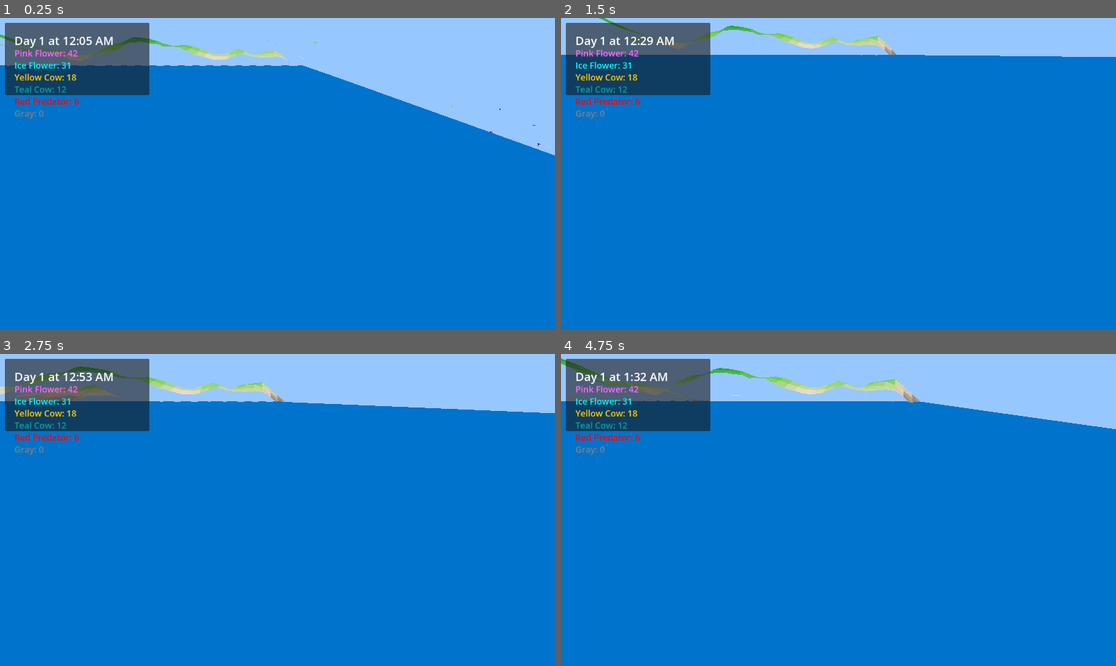
Above: before the commit, frames 1-4 (two rows, left to right).
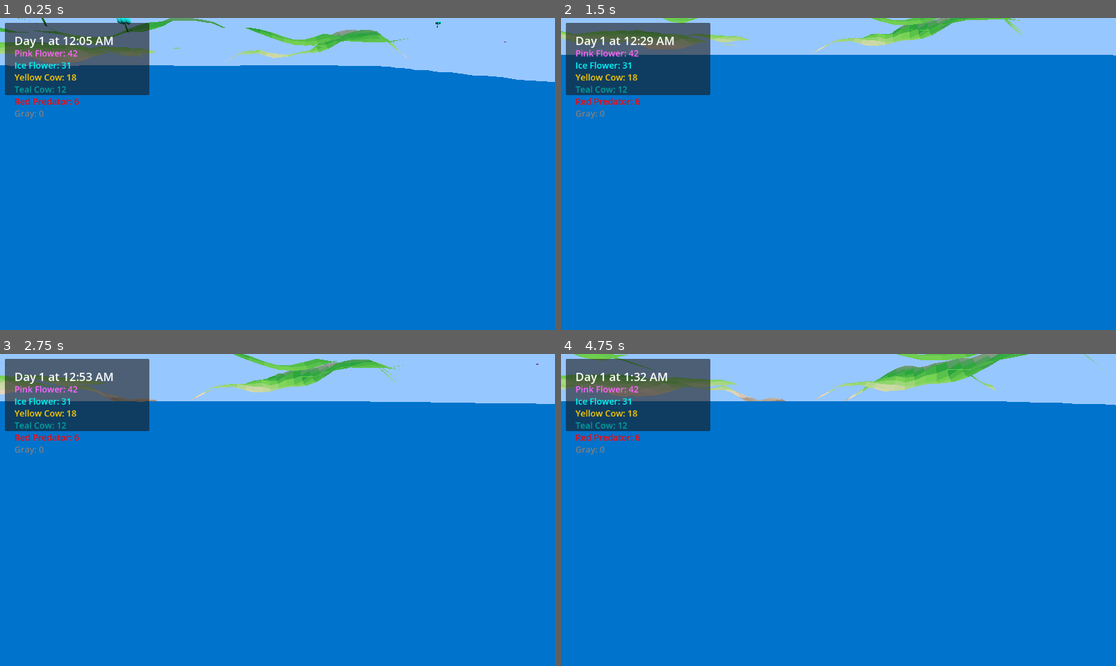
Above: after the commit, the same moments.

Repository: kevclarx/cowgod
Game: Godot game, scene res://scenes/main.tscn
The game is run twice, just before and just after one commit, with the same random seed, the same clock (stepped at 60 frames per second) and the same inputs.
Inputs (mouse positions are in pixels of both pictures, inside the frame that each line leads up to):
- Up to frame 1 (0.25 s): no input
- Up to frame 2 (1.5 s): tap Enter at 0.5 s; move the mouse to (866, 174) at 0.52 s; hold Shift 0.53-1.28 s; hold W from 0.53 s (still down); tap Space at 0.77 s; move the mouse to (810, 174) at 1.27 s; tap C at 1.35 s
- Up to frame 3 (2.75 s): keep holding W; tap Space at 1.52 s; move the mouse to (288, 503) at 2.02 s; tap T at 2.1 s
- Up to frame 4 (4.75 s): keep holding W; move the mouse to (832, 516) at 2.77 s; tap Shift at 2.85 s; tap Space at 3.02, 3.77, 4.52 s; move the mouse to (877, 513) at 3.52 s; tap C at 3.6 s; move the mouse to (794, 506) at 4.27 s; tap T at 4.35 s

The runs differ from the first frame. In frame 1, 8.1% of the frame differs, in the area x 0-100%, y 0-45%; in frame 2, 2.4%; in frame 3, 3.5%; in frame 4, 5.1%.

Commit message:
start player

Diff:
--- a/scenes/main.tscn
+++ b/scenes/main.tscn
@@ -3,9 +3,7 @@
 [ext_resource type="Script" uid="uid://c2b56s5bl10ra" path="res://scripts/game_manager.gd" id="1_main"]
 [ext_resource type="PackedScene" uid="uid://cxolx8i0gwfpf" path="res://scenes/terrain_map.tscn" id="2_0wfyh"]
 
-[node name="root" type="Node"]
-
-[node name="GameManager" type="Node" parent="."]
+[node name="main" type="Node"]
 script = ExtResource("1_main")
 
 [node name="TerrainMap" parent="." instance=ExtResource("2_0wfyh")]
--- /dev/null
+++ b/scenes/player.tscn
@@ -0,0 +1,6 @@
+[gd_scene load_steps=2 format=3 uid="uid://cag4pcew5jrk"]
+
+[ext_resource type="Script" uid="uid://cg3upo2q7weol" path="res://scripts/player.gd" id="1_3vyb7"]
+
+[node name="Player" type="Node3D"]
+script = ExtResource("1_3vyb7")
--- a/scenes/terrain_map.tscn
+++ b/scenes/terrain_map.tscn
@@ -4,7 +4,7 @@
 
 [node name="TerrainMap" type="Node3D"]
 script = ExtResource("1_frtjf")
-N = 44
+N = 64
 WATER_LEVEL = 340.0
 WAVE_SIZE = 5.0
 WAVE_PERIOD = 200.0
--- a/scripts/game_manager.gd
+++ b/scripts/game_manager.gd
@@ -20,12 +20,14 @@
 var ui_overlay: Control
 var camera_target: Node3D = null
 var camera_follow_mode: bool = false
+@onready var terrain_map = $TerrainMap
 
 const ARCHIVE_EVERY = 30
 const ARCHIVE_SIZE = 200
 
 func _ready():
 	randomize()
+
 	setup_world()
 	spawn_initial_creatures()
 	setup_ui()
@@ -79,7 +81,7 @@
 
 func spawn_creature(species: int, pos: Vector3, burst: bool, primordial: bool, hunger: float, thirst: float, gen: int):
 	var creature = Creature.new()
-	#creature.terrain_map = terrain_map
+	creature.terrain_map = terrain_map
 	creature.game_manager = self
 	creature.creature_id = max_id
 	max_id += 1
--- /dev/null
+++ b/scripts/player.gd
@@ -0,0 +1,186 @@
+@tool
+extends Node3D
+
+# Simple procedural stick-figure renderer using MeshInstance3D parts.
+# Configure species and terrain_map from outside (game manager / spawner).
+
+@export var species: int = -1
+@export var walk_speed: float = 2.0
+var coor: Vector3 = Vector3.ZERO
+var ticks: int = 0
+
+# Single mesh instance we redraw each frame using SurfaceTool (immediate-style primitives)
+var model_instance: MeshInstance3D
+
+func _ready() -> void:
+	model_instance = MeshInstance3D.new()
+	add_child(model_instance)
+	model_instance.name = "StickFigure"
+	set_process(true)
+	_update_materials()
+
+func _process(delta: float) -> void:
+	ticks += 1
+	_draw_stick_figure(delta)
+
+func _species_color(s: int) -> Color:
+	if s == -1:
+		return Color(0.627,0.627,0.627) # 160/255
+	var colors = [
+		Color(0.93,0.86,0.78),
+		Color(0.47,0.83,0.33),
+		Color(0.16,0.64,0.24),
+		Color(0.49,0.54,0.61)
+	]
+	return colors[s % colors.size()]
+
+func _update_materials() -> void:
+	var mat = StandardMaterial3D.new()
+	mat.shading_mode = BaseMaterial3D.SHADING_MODE_UNSHADED
+	mat.albedo_color = _species_color(species)
+	mat.emission = _species_color(species)
+	mat.emission_enabled = true
+	mat.cull_mode = BaseMaterial3D.CULL_DISABLED
+	model_instance.material_override = mat
+
+# --- Small primitive helpers using SurfaceTool ---
+func _add_triangle(st: SurfaceTool, a: Vector3, b: Vector3, c: Vector3, color: Color) -> void:
+	var n = (b - a).cross(c - a)
+	if n.length() == 0:
+		n = Vector3.UP
+	else:
+		n = n.normalized()
+	st.set_normal(n)
+	st.set_color(color); st.add_vertex(a)
+	st.set_normal(n)
+	st.set_color(color); st.add_vertex(b)
+	st.set_normal(n)
+	st.set_color(color); st.add_vertex(c)
+
+func _add_quad(st: SurfaceTool, a: Vector3, b: Vector3, c: Vector3, d: Vector3, color: Color) -> void:
+	_add_triangle(st, a, b, c, color)
+	_add_triangle(st, a, c, d, color)
+
+func _add_box(st: SurfaceTool, center: Vector3, size: Vector3, color: Color) -> void:
+	var hx = size.x * 0.5
+	var hy = size.y * 0.5
+	var hz = size.z * 0.5
+	var p0 = center + Vector3(-hx, -hy, -hz)
+	var p1 = center + Vector3(hx, -hy, -hz)
+	var p2 = center + Vector3(hx, hy, -hz)
+	var p3 = center + Vector3(-hx, hy, -hz)
+	var p4 = center + Vector3(-hx, -hy, hz)
+	var p5 = center + Vector3(hx, -hy, hz)
+	var p6 = center + Vector3(hx, hy, hz)
+	var p7 = center + Vector3(-hx, hy, hz)
+	# -Z face
+	_add_quad(st, p0, p1, p2, p3, color)
+	# +Z face
+	_add_quad(st, p5, p4, p7, p6, color)
+	# -X face
+	_add_quad(st, p4, p0, p3, p7, color)
+	# +X face
+	_add_quad(st, p1, p5, p6, p2, color)
+	# -Y face
+	_add_quad(st, p4, p5, p1, p0, color)
+	# +Y face
+	_add_quad(st, p3, p2, p6, p7, color)
+
+# draw a thin rectangular limb as a rotated quad (simpler than true cylinder)
+func _add_limb_plane(st: SurfaceTool, base_pos: Vector3, length: float, width: float, angle_rad: float, color: Color) -> void:
+	# limb goes down in -Y, swings in X by sin(angle)
+	var dir = Vector3(sin(angle_rad) * 0.6, -1.0, 0.0).normalized() * length
+	var p0 = base_pos
+	var p1 = base_pos + dir
+	# perpendicular in Z for a thin plane
+	var perp = Vector3(0,0,1) * (width * 0.5)
+	var a = p0 - perp
+	var b = p0 + perp
+	var c = p1 + perp
+	var d = p1 - perp
+	_add_quad(st, a, b, c, d, color)
+
+# simple sphere via lat/lon triangles (coarse)
+func _add_sphere(st: SurfaceTool, center: Vector3, radius: float, color: Color, stacks: int = 6, slices: int = 10) -> void:
+	for i in range(stacks):
+		var phi0 = PI * float(i) / stacks - PI * 0.5
+		var phi1 = PI * float(i + 1) / stacks - PI * 0.5
+		for j in range(slices):
+			var theta0 = TAU * float(j) / slices
+			var theta1 = TAU * float(j + 1) / slices
+			var p00 = center + Vector3(cos(phi0) * cos(theta0), sin(phi0), cos(phi0) * sin(theta0)) * radius
+			var p01 = center + Vector3(cos(phi0) * cos(theta1), sin(phi0), cos(phi0) * sin(theta1)) * radius
+			var p10 = center + Vector3(cos(phi1) * cos(theta0), sin(phi1), cos(phi1) * sin(theta0)) * radius
+			var p11 = center + Vector3(cos(phi1) * cos(theta1), sin(phi1), cos(phi1) * sin(theta1)) * radius
+			_add_triangle(st, p00, p10, p11, color)
+			_add_triangle(st, p00, p11, p01, color)
+
+# --- Face & mouth helpers translated from Processing ---
+func _draw_smile(st: SurfaceTool, center: Vector3, radius: float, W: float, pieces: int, color: Color) -> void:
+	# build an approximated ring as a triangle strip fan (2 loops)
+	var outer := []
+	var inner := []
+	for i in range(pieces + 1):
+		var ang = float(i) / pieces * PI * 0.8 + PI * 1.1
+		var ix = cos(ang) * (radius - W * 0.5)
+		var iy = sin(ang) * (radius - W * 0.5)
+		var ox = cos(ang) * (radius + W * 0.5)
+		var oy = sin(ang) * (radius + W * 0.5)
+		inner.append(Vector3(ix, iy, 0))
+		outer.append(Vector3(ox, oy, 0))
+	# center is in head local space; create triangles
+	for i in range(pieces):
+		var a = center + inner[i]
+		var b = center + outer[i]
+		var c = center + outer[i + 1]
+		var d = center + inner[i + 1]
+		_add_quad(st, a, b, c, d, color)
+
+# --- Main: translate Processing drawStickFigure -> build mesh ---
+func _draw_stick_figure(_delta: float) -> void:
+	# Ensure model_instance exists (guard against editor/script reloads where onready became Nil)
+	if not model_instance:
+		model_instance = MeshInstance3D.new()
+		model_instance.name = "StickFigure"
+		add_child(model_instance)
+		_update_materials()
+
+	# Processing timing uses millis(); we use ticks (frame count)
+	var walk_swing = sin(float(ticks) * 0.04 * walk_speed)
+	var walk_swing2 = sin(float(ticks) * 0.052 * walk_speed)
+	var idle_swing = sin(float(ticks) * 0.003 * walk_speed)
+	#var inAir = (coor.y > _get_ground_level_at_position(coor))
+	#if inAir:
+		#walk_swing = 0.0
+		#walk_swing2 = 0.0
+		#idle_swing = 0.0
+
+	# Processing SCALEs are large (10-ish). Use them but scale down later.
+	var SCALE_Y = 10.0
+	var SCALE_Z = 10.0
+	if walk_speed >= 0.001:
+		SCALE_Z = 10.0 + walk_swing2
+	else:
+		SCALE_Z = 10.0 + 0.26 * idle_swing
+
+	var limbW = 3.0
+	var limbColor = Color(50.0/255.0,50.0/255.0,50.0/255.0)
+	# Build mesh
+	var st = SurfaceTool.new()
+	st.begin(Mesh.PRIMITIVE_TRIANGLES)
+
+	# body color logic (closest_AI / trait highlights are best-effort guarded)
+	var bodyColor = _species_color(species)
+	# HEAD and BODY sizes - translate Processing numeric sizes into Godot units
+	var HEAD_R = 0.2 # corresponds roughly to Processing 20
+	var BODY_HEIGHT = 0.4 if (((species % 3) + 1) % 3 == 0) else 0.2
+
+	# HEAD - translate upward by BODY_HEIGHT*SCALE_Z + HEAD_R (scale down)
+	var head_offset = BODY_HEIGHT * SCALE_Z * 0.01
+	var head_pos = Vector3(0, head_offset + HEAD_R, 0)
+	_add_sphere(st, head_pos, HEAD_R, bodyColor, 6, 10)
+
+	# commit mesh and assign (model_instance guaranteed non-null)
+	var mesh = st.commit()
+	model_instance.mesh = mesh
+	global_position = coor
Not shown, added: scripts/player.gd.uid
